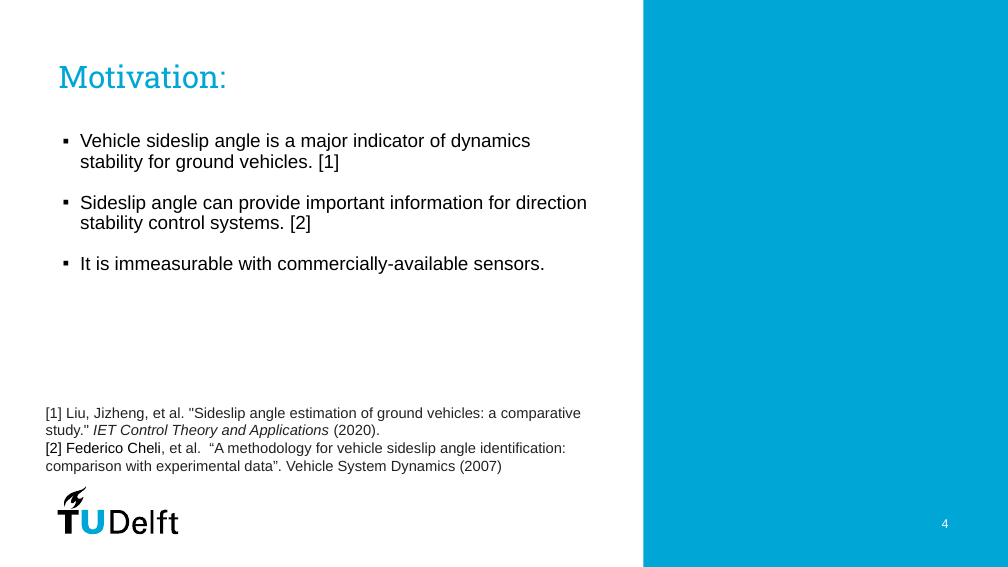
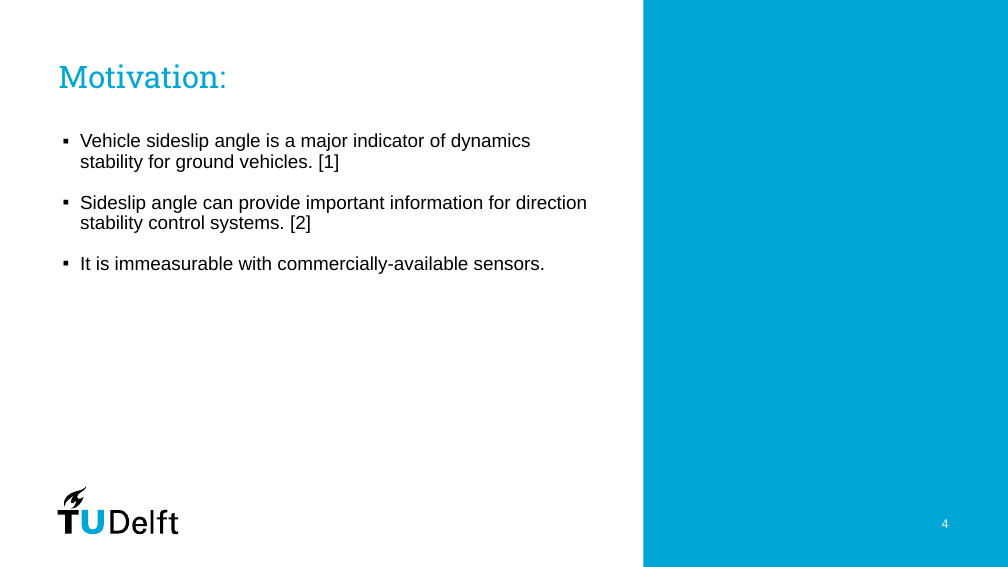
Before and after one commit to PavanPrasad-HG/Vehicle-Dynamics-Control, a slide deck: slide 4 of GP/Group5_GP/Group Presentation.pptx. Drawn at 1008x567 pixels with LibreOffice and Linux fonts; fonts in the diff are those of the drawing. Boxes give left, top, right and bottom in pixels: in the first picture for what was removed or moved away, otherwise in the second. Text is boxed around its words. In the diff, an @@ line names an element or a change of style, - is before the commit and + after.

```diff
--- a/GP/Group5_GP/Group Presentation.pptx
+++ b/GP/Group5_GP/Group Presentation.pptx
@@ text removed at <box>46,407,581,474</box> @@
-[1] Liu, Jizheng, et al. "Sideslip angle estimation of ground vehicles: a comparative study." IET Control Theory and Applications (2020).
-[2] Federico Cheli, et al. “A methodology for vehicle sideslip angle identification: comparison with experimental data”. Vehicle System Dynamics (2007)
```
Also in this commit, not shown: 2 other slides changed, 4 slides added, 4 slides removed.
